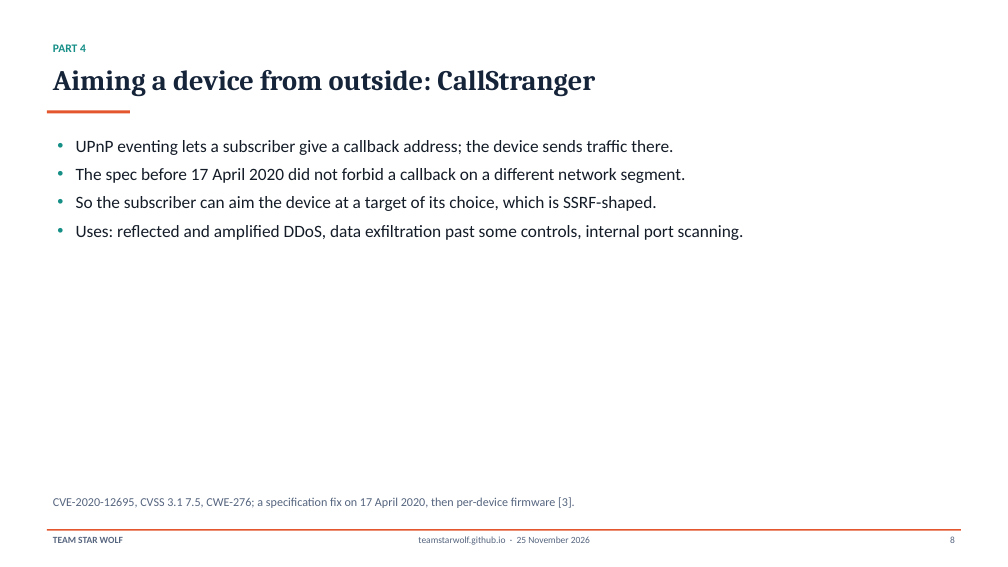
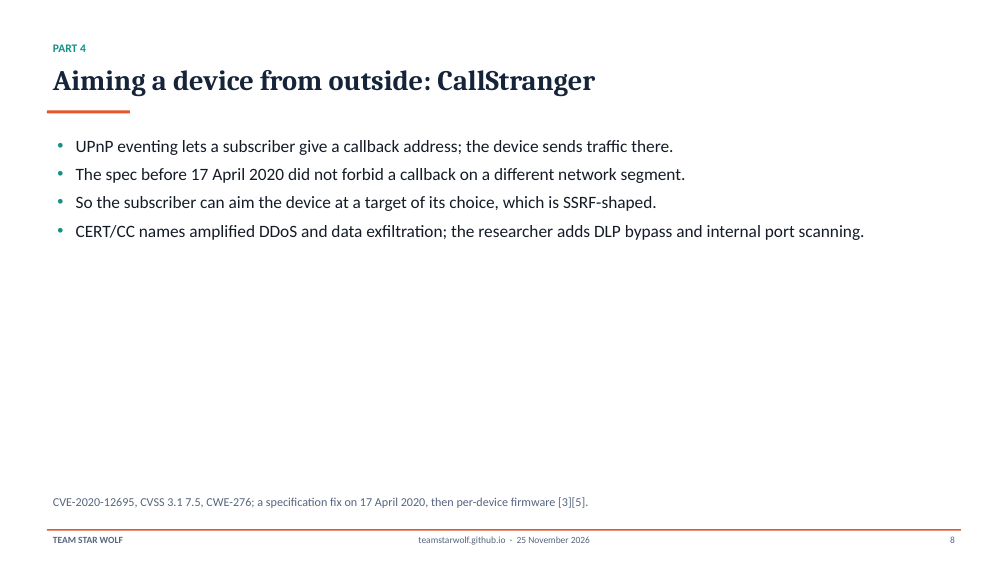
Before and after one commit to TeamStarWolf/TeamStarWolf, a slide deck: slide 8 of case-studies/slides/UPnP_Home_Network_Case_Study.pptx. Drawn at 1008x567 pixels with LibreOffice and Linux fonts; fonts in the diff are those of the drawing. Boxes give left, top, right and bottom in pixels: in the first picture for what was removed or moved away, otherwise in the second. Text is boxed around its words. In the diff, an @@ line names an element or a change of style, - is before the commit and + after.

```diff
--- a/case-studies/slides/UPnP_Home_Network_Case_Study.pptx
+++ b/case-studies/slides/UPnP_Home_Network_Case_Study.pptx
@@ text at <box>76,225,865,240</box>: text changed @@
-• Uses: reflected and amplified DDoS, data exfiltration past some controls, internal port scanning.
+• CERT/CC names amplified DDoS and data exfiltration; the researcher adds DLP bypass and internal port scanning.
@@ text at <box>53,497,588,508</box>: text changed @@
-CVE-2020-12695, CVSS 3.1 7.5, CWE-276; a specification fix on 17 April 2020, then per-device firmware [3].
+CVE-2020-12695, CVSS 3.1 7.5, CWE-276; a specification fix on 17 April 2020, then per-device firmware [3][5].
```
Also in this commit, not shown: 12 other slides changed, 7 other files.
